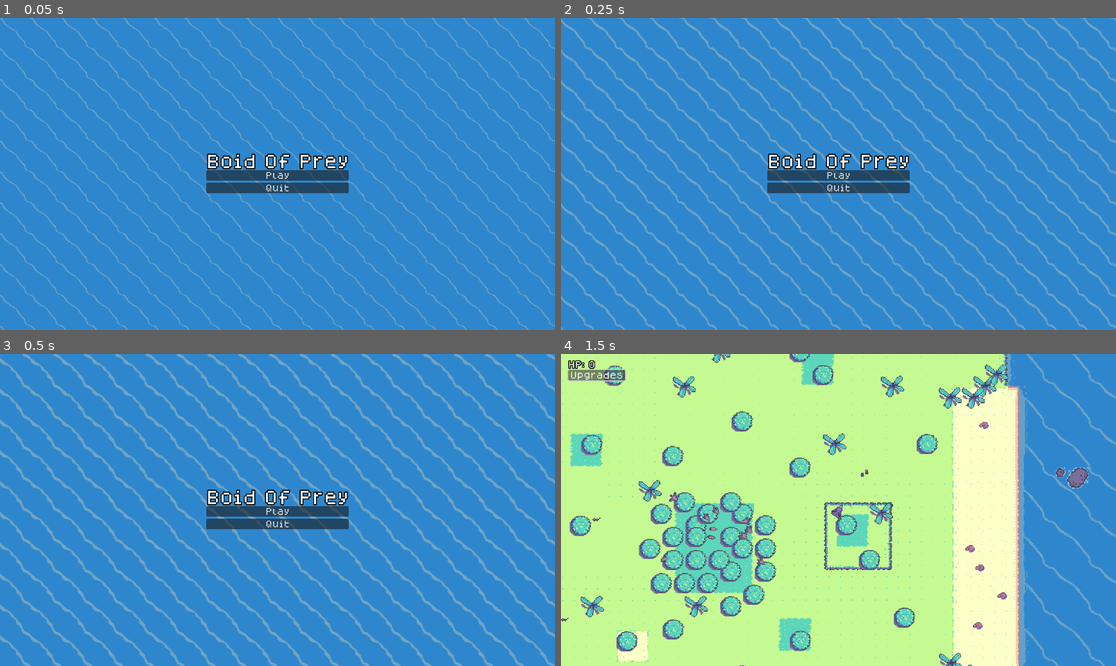
Above: before the commit, frames 1-4 (two rows, left to right).
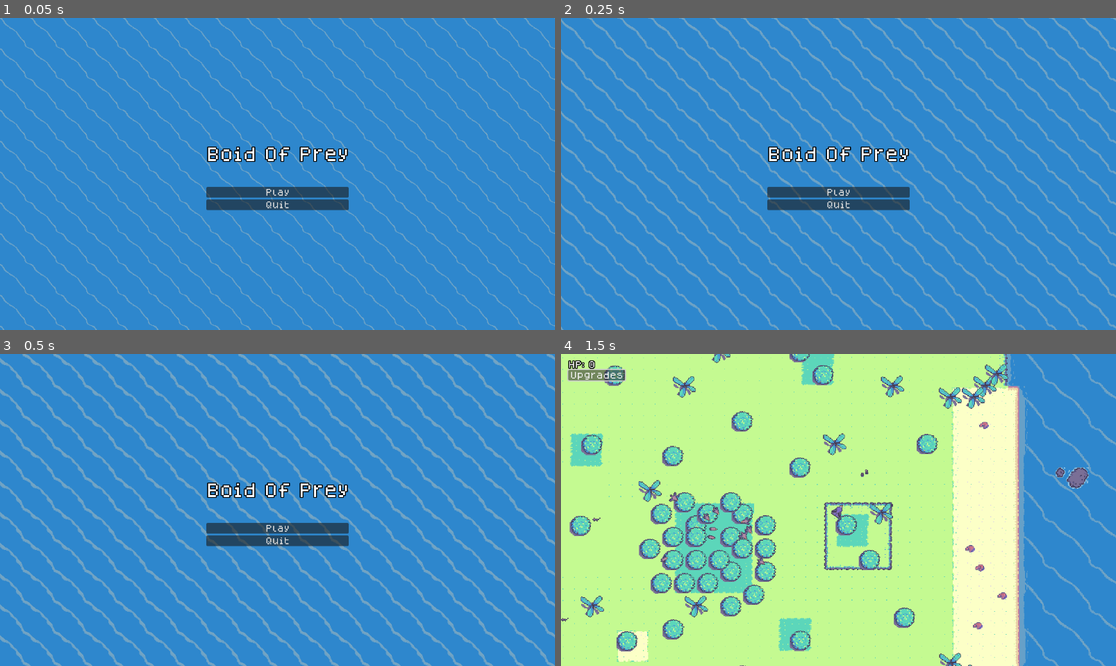
Above: after the commit, the same moments.

Repository: Kolbias/boidemic
Game: Godot game, scene res://ui/main_menu.tscn
Two runs of this game, one before a commit and one after it. Both use one fixed random seed, a clock stepped at 60 frames per second and the inputs below.
Inputs:
- Up to frame 1 (0.05 s): no input
- Up to frame 2 (0.25 s): no input
- Up to frame 3 (0.5 s): no input
- Up to frame 4 (1.5 s): click "Play" at 0.5 s; click "Upgrades" at 1.25 s

The runs differ from the first frame. In frame 1, 3.6% of the frame differs, in the area x 37-63%, y 41-62%; in frame 2, 3.6%; in frame 3, 3.6%; in frame 4, nothing differs.

Commit message:
Added UI outlines and adjusted theme

Diff:
--- a/ui/bop_theme.tres
+++ b/ui/bop_theme.tres
@@ -4,3 +4,4 @@
 
 [resource]
 default_font = ExtResource("1_a3skh")
+/fonts/font = ExtResource("1_a3skh")
--- a/ui/main_menu.tscn
+++ b/ui/main_menu.tscn
@@ -58,7 +58,12 @@
 grow_horizontal = 2
 grow_vertical = 2
 
-[node name="Label" type="Label" parent="VBoxContainer"]
+[node name="MarginContainer" type="MarginContainer" parent="VBoxContainer"]
+layout_mode = 2
+theme_override_constants/margin_top = 20
+theme_override_constants/margin_bottom = 50
+
+[node name="Label" type="Label" parent="VBoxContainer/MarginContainer"]
 layout_mode = 2
 size_flags_horizontal = 4
 theme_override_colors/font_outline_color = Color(0, 0, 0, 1)
--- a/ui/ui.tscn
+++ b/ui/ui.tscn
@@ -46,17 +46,16 @@
 
 [node name="MarginContainer" type="MarginContainer" parent="Control"]
 layout_mode = 1
-anchors_preset = 8
+anchors_preset = 7
 anchor_left = 0.5
-anchor_top = 0.5
+anchor_top = 1.0
 anchor_right = 0.5
-anchor_bottom = 0.5
+anchor_bottom = 1.0
 offset_left = -150.0
-offset_top = -137.5
+offset_top = -275.0
 offset_right = 150.0
-offset_bottom = 137.5
 grow_horizontal = 2
-grow_vertical = 2
+grow_vertical = 0
 mouse_filter = 2
 
 [node name="MarginContainer" type="MarginContainer" parent="Control/MarginContainer"]
@@ -65,7 +64,7 @@
 theme_override_constants/margin_left = 150
 theme_override_constants/margin_top = 200
 theme_override_constants/margin_right = 150
-theme_override_constants/margin_bottom = 75
+theme_override_constants/margin_bottom = 100
 
 [node name="UpgradePanel" type="Panel" parent="Control/MarginContainer/MarginContainer"]
 layout_mode = 2
@@ -94,12 +93,16 @@
 
 [node name="Label" type="Label" parent="Control/MarginContainer/MarginContainer/UpgradePanel/UpgradeHbox/VBoxUpgrade1"]
 layout_mode = 2
+theme_override_colors/font_outline_color = Color(0, 0, 0, 1)
+theme_override_constants/outline_size = 4
 text = "Health +
 "
 horizontal_alignment = 1
 
 [node name="CostLabel" type="Label" parent="Control/MarginContainer/MarginContainer/UpgradePanel/UpgradeHbox/VBoxUpgrade1"]
 layout_mode = 2
+theme_override_colors/font_outline_color = Color(0, 0, 0, 1)
+theme_override_constants/outline_size = 4
 text = "$$"
 horizontal_alignment = 1
 
@@ -123,12 +126,16 @@
 
 [node name="Label" type="Label" parent="Control/MarginContainer/MarginContainer/UpgradePanel/UpgradeHbox/VBoxUpgrade2"]
 layout_mode = 2
+theme_override_colors/font_outline_color = Color(0, 0, 0, 1)
+theme_override_constants/outline_size = 4
 text = "Speed +
 "
 horizontal_alignment = 1
 
 [node name="CostLabel" type="Label" parent="Control/MarginContainer/MarginContainer/UpgradePanel/UpgradeHbox/VBoxUpgrade2"]
 layout_mode = 2
+theme_override_colors/font_outline_color = Color(0, 0, 0, 1)
+theme_override_constants/outline_size = 4
 text = "$$"
 horizontal_alignment = 1
 
@@ -152,11 +159,15 @@
 
 [node name="Label" type="Label" parent="Control/MarginContainer/MarginContainer/UpgradePanel/UpgradeHbox/VBoxUpgrade3"]
 layout_mode = 2
+theme_override_colors/font_outline_color = Color(0, 0, 0, 1)
+theme_override_constants/outline_size = 4
 text = "Dodge +"
 horizontal_alignment = 1
 
 [node name="CostLabel" type="Label" parent="Control/MarginContainer/MarginContainer/UpgradePanel/UpgradeHbox/VBoxUpgrade3"]
 layout_mode = 2
+theme_override_colors/font_outline_color = Color(0, 0, 0, 1)
+theme_override_constants/outline_size = 4
 text = "$$"
 horizontal_alignment = 1
 
@@ -182,11 +193,15 @@
 
 [node name="Label" type="Label" parent="Control/MarginContainer/MarginContainer/UpgradePanel/UpgradeHbox/VBoxUpgrade4"]
 layout_mode = 2
+theme_override_colors/font_outline_color = Color(0, 0, 0, 1)
+theme_override_constants/outline_size = 4
 text = "Recover -"
 horizontal_alignment = 1
 
 [node name="CostLabel" type="Label" parent="Control/MarginContainer/MarginContainer/UpgradePanel/UpgradeHbox/VBoxUpgrade4"]
 layout_mode = 2
+theme_override_colors/font_outline_color = Color(0, 0, 0, 1)
+theme_override_constants/outline_size = 4
 text = "$$"
 horizontal_alignment = 1
 
@@ -212,11 +227,15 @@
 
 [node name="Label" type="Label" parent="Control/MarginContainer/MarginContainer/UpgradePanel/UpgradeHbox/VBoxUpgrade5"]
 layout_mode = 2
+theme_override_colors/font_outline_color = Color(0, 0, 0, 1)
+theme_override_constants/outline_size = 4
 text = "Food"
 horizontal_alignment = 1
 
 [node name="CostLabel" type="Label" parent="Control/MarginContainer/MarginContainer/UpgradePanel/UpgradeHbox/VBoxUpgrade5"]
 layout_mode = 2
+theme_override_colors/font_outline_color = Color(0, 0, 0, 1)
+theme_override_constants/outline_size = 4
 text = "$$"
 horizontal_alignment = 1
 
@@ -241,12 +260,16 @@
 
 [node name="Label" type="Label" parent="Control/MarginContainer/MarginContainer/UpgradePanel/UpgradeHbox/VBoxUpgrade6"]
 layout_mode = 2
+theme_override_colors/font_outline_color = Color(0, 0, 0, 1)
+theme_override_constants/outline_size = 4
 text = "Danger -
 "
 horizontal_alignment = 1
 
 [node name="CostLabel" type="Label" parent="Control/MarginContainer/MarginContainer/UpgradePanel/UpgradeHbox/VBoxUpgrade6"]
 layout_mode = 2
+theme_override_colors/font_outline_color = Color(0, 0, 0, 1)
+theme_override_constants/outline_size = 4
 text = "$$"
 horizontal_alignment = 1
 
